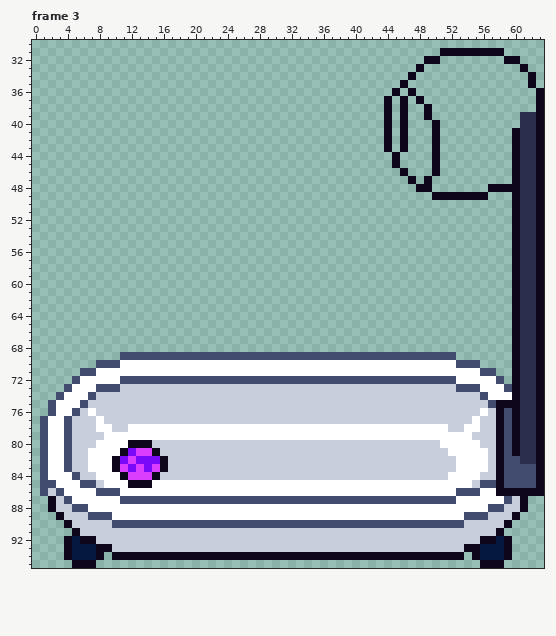
File history of a pixel-art file, Assets/Objects/Bathroom/Bathtub.ase. Above, as it was before the edit.
64x96 pixels, 3 frames. Shown: frame 3: x 0..63, y 30..95. The commit also changed other frames, which this record leaves out.
After the commit:
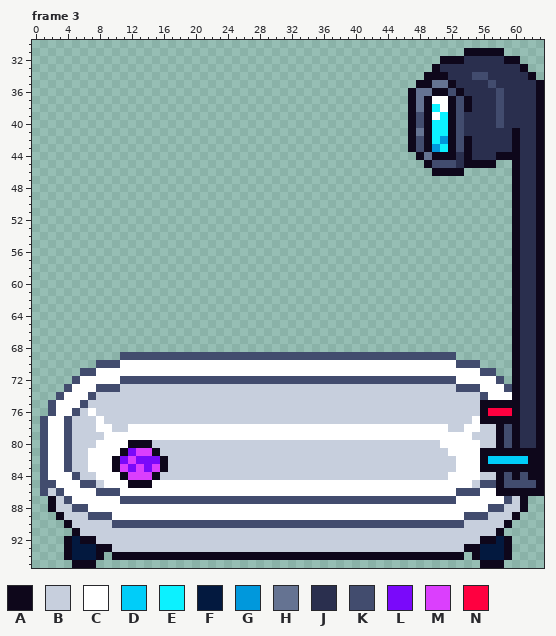
Palette (. is transparent): A #0e071b  B #c7cfdd  C #ffffff  D #00cdf9  E #0cf1ff  F #03193f  G #0098dc  H #657392  J #2a2f4e  K #424c6e  L #7a09fa  M #db3ffd  N #ff0040
Change:
Frame 3, layer "Layer 2":
y 31: x 51..53 AAA -> ...
y 32: x 49..58 AA........ -> ..AAAJJJJJ
y 33: x 48 A -> .; x 50..60 ........... -> AJJJJJJJJJJ
y 34: x 47 A -> .; x 49..61 ............. -> AAAJJJKKJJJJJ
y 35: x 46 A -> .; x 48..63 ..............A. -> AAHHAJJJJKJJJJJA
y 36: x 45 A -> .; x 48..62 ............... -> HHAAKAJJJJKJJJJ
y 37: x 44 A -> .; x 46..62 A.A.............. -> .AHACCAKAJJJKJJJJ
y 38: x 44 A -> .; x 46..48 A.. -> .AH; x 50..62 ............. -> ECAKAJJJKJJJJ
y 39: x 44 A -> .; x 46..48 A.. -> .AK; x 50..60 ........... -> CEAKJJJJKJJ
y 40: x 44 A -> .; x 46..60 A...A.......... -> .AKAEEAKJJJJKJJ
y 41: x 44 A -> .; x 46..59 A...A......... -> .AHAEEAKJJJJJJ
y 42: x 44 A -> .; x 46..59 A...A......... -> .AKAEGAKAJJJJJ
y 43: x 44 A -> .; x 46..59 A...A......... -> .AKAGEAKAJJJJJ
y 44: x 45 A -> .; x 48..49 .. -> AH; x 51..59 ......... -> AAJAJJJAA
y 45: x 45 A -> .; x 49..57 .A....... -> AKKKJAAAA
y 46: x 46 A -> .; x 51..53 ... -> AAA
y 47: x 47 A -> .; x 49 A -> .
y 48: x 48..49 AA -> ..; x 57..59 AAA -> ...
y 49: x 50..56 AAAAAAA -> .......
y 75: x 56..57 BK -> AA
y 76: x 56..59 CBAK -> ANNN
y 77: x 56..57 BB -> AA; x 59 K -> A
y 81: x 56..57 CB -> AA; x 59 K -> A; x 61..62 JJ -> AA
y 82: x 56..62 CBAKKJJ -> ADDDDDA
y 83: x 56..57 CB -> AA; x 59..62 KKKK -> AAAA
y 84: x 60 K -> A; x 62 K -> A
Boxes around the changes in both pictures, in picture pixels (x1, y1, x2, y2):
changed: (384, 48, 544, 200)
changed: (480, 400, 512, 424)
changed: (480, 448, 536, 480)
